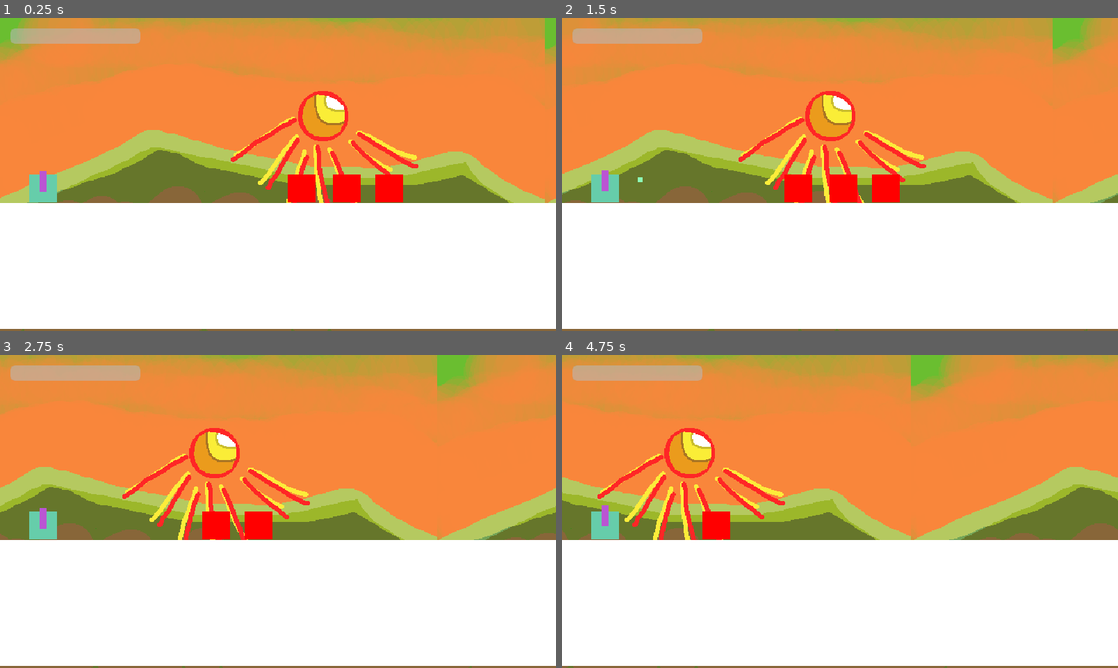
Above: before the commit, frames 1-4 (two rows, left to right).
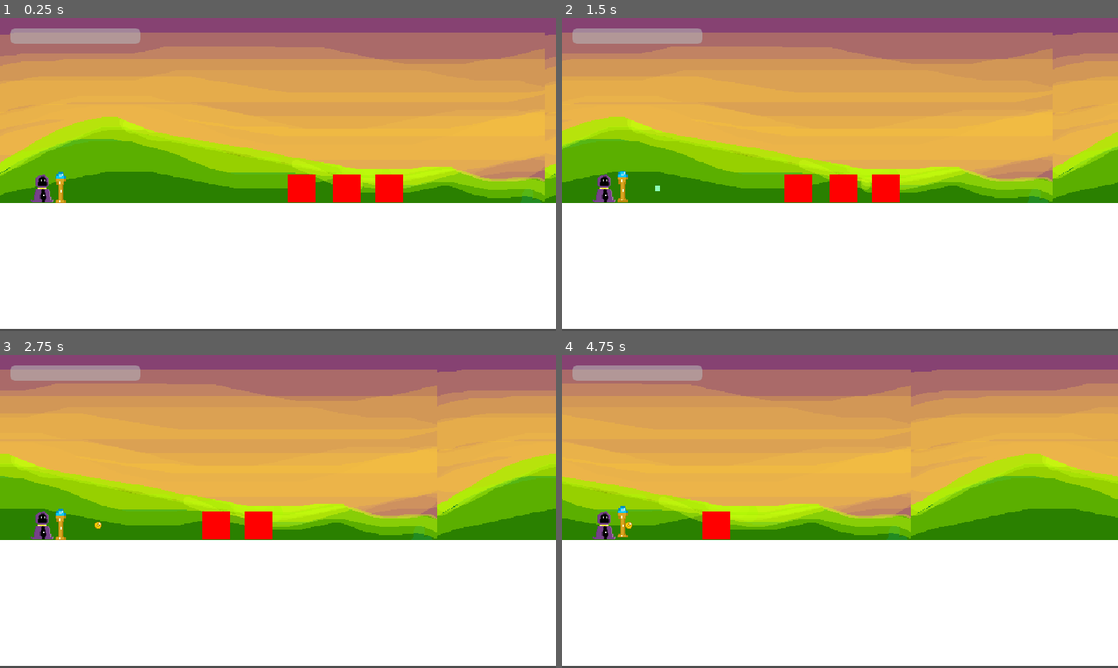
Above: after the commit, the same moments.

Repository: jonjud/layers-of-crystal
Game: Godot game, scene res://scenes/main.tscn
Same seed, same stepped clock (60 frames per second), same inputs: the game is played once before the commit and once after it.
Inputs (mouse positions are in pixels of both pictures, inside the frame that each line leads up to):
- Up to frame 1 (0.25 s): no input
- Up to frame 2 (1.5 s): move the mouse to (962, 158) at 0.52 s; click (962, 158) at 0.67 s; move the mouse to (728, 190) at 1.27 s; click (728, 190) at 1.42 s
- Up to frame 3 (2.75 s): move the mouse to (333, 442) at 2.02 s; click (333, 442) at 2.17 s
- Up to frame 4 (4.75 s): move the mouse to (812, 574) at 2.77 s; click (812, 574) at 2.92 s; move the mouse to (1006, 558) at 3.52 s; click (1006, 558) at 3.67 s; move the mouse to (673, 464) at 4.27 s; click (673, 464) at 4.42 s

The runs differ from the first frame. In frame 1, 58% of the frame differs, in the area x 0-100%, y 0-100%; in frame 2, 58%; in frame 3, 58%; in frame 4, 58%.

Commit message:
Add some texture and add coin , money system

Diff:
--- a/scenes/enemies/zombie.tscn
+++ b/scenes/enemies/zombie.tscn
@@ -1,6 +1,7 @@
 [gd_scene format=3 uid="uid://c5x6cop7080io"]
 
 [ext_resource type="Script" uid="uid://cscqb6tdxr7t5" path="res://scripts/enemy/zombie.gd" id="1_1vlb3"]
+[ext_resource type="PackedScene" uid="uid://b0d8akvk5xly" path="res://scenes/player/coins.tscn" id="2_gl10n"]
 
 [sub_resource type="RectangleShape2D" id="RectangleShape2D_htemk"]
 size = Vector2(32, 32)
@@ -12,6 +13,7 @@
 collision_layer = 4
 collision_mask = 7
 script = ExtResource("1_1vlb3")
+coin_scene = ExtResource("2_gl10n")
 
 [node name="CollisionShape2D" type="CollisionShape2D" parent="." unique_id=1958518629]
 shape = SubResource("RectangleShape2D_htemk")
--- a/scenes/main.tscn
+++ b/scenes/main.tscn
@@ -2,7 +2,7 @@
 
 [ext_resource type="Script" uid="uid://cywslhkm0wuak" path="res://scripts/main.gd" id="1_0wfyh"]
 [ext_resource type="PackedScene" uid="uid://8flnt04lmmlf" path="res://scenes/player/player.tscn" id="1_o5qli"]
-[ext_resource type="Texture2D" uid="uid://bs6ff2wf7tgg4" path="res://assets/tiles/bg.png" id="2_sugp2"]
+[ext_resource type="Texture2D" uid="uid://c140ucn707hmn" path="res://assets/tiles/bg2.png" id="2_tefeu"]
 [ext_resource type="PackedScene" uid="uid://c5x6cop7080io" path="res://scenes/enemies/zombie.tscn" id="4_jyhfs"]
 [ext_resource type="PackedScene" uid="uid://dsr4f0xnk6d1v" path="res://scenes/ui/game_over.tscn" id="5_tbgi4"]
 [ext_resource type="PackedScene" uid="uid://ddmdnn4vqje7s" path="res://scenes/ui/hud.tscn" id="6_tefeu"]
@@ -17,9 +17,10 @@
 repeat_size = Vector2(640, 0)
 autoscroll = Vector2(-50, 0)
 
-[node name="Sprite2D" type="Sprite2D" parent="Parallax2D" unique_id=1183066590]
-position = Vector2(320, 180)
-texture = ExtResource("2_sugp2")
+[node name="TextureRect" type="TextureRect" parent="Parallax2D" unique_id=295279324]
+offset_right = 40.0
+offset_bottom = 40.0
+texture = ExtResource("2_tefeu")
 
 [node name="StaticBody2D" type="StaticBody2D" parent="." unique_id=694622041]
 position = Vector2(320, 285)
--- /dev/null
+++ b/scenes/player/coins.tscn
@@ -0,0 +1,16 @@
+[gd_scene format=3 uid="uid://b0d8akvk5xly"]
+
+[ext_resource type="Script" uid="uid://dyvnbw8s7rrwy" path="res://scripts/player/coins.gd" id="1_1110h"]
+[ext_resource type="Texture2D" uid="uid://d30fq04a0c3r3" path="res://assets/tiles/coins.png" id="2_riqeg"]
+
+[sub_resource type="RectangleShape2D" id="RectangleShape2D_htemk"]
+size = Vector2(8, 8)
+
+[node name="coins" type="Area2D" unique_id=280963417]
+script = ExtResource("1_1110h")
+
+[node name="Sprite2D" type="Sprite2D" parent="." unique_id=1101985934]
+texture = ExtResource("2_riqeg")
+
+[node name="CollisionShape2D" type="CollisionShape2D" parent="." unique_id=1229627827]
+shape = SubResource("RectangleShape2D_htemk")
--- a/scenes/player/player.tscn
+++ b/scenes/player/player.tscn
@@ -2,6 +2,7 @@
 
 [ext_resource type="Script" uid="uid://cl8xqd2vavkdc" path="res://scripts/player/player.gd" id="1_3vyb7"]
 [ext_resource type="PackedScene" uid="uid://dglvk3um1hpvy" path="res://scenes/player/wand.tscn" id="2_g2els"]
+[ext_resource type="Texture2D" uid="uid://bvsa2k5fcwdd0" path="res://assets/sprites/wizard.png" id="2_gmlin"]
 
 [sub_resource type="RectangleShape2D" id="RectangleShape2D_htemk"]
 size = Vector2(32, 32)
@@ -10,22 +11,12 @@
 collision_mask = 3
 script = ExtResource("1_3vyb7")
 
-[node name="ColorRect" type="ColorRect" parent="." unique_id=1283941793]
-anchors_preset = 8
-anchor_left = 0.5
-anchor_top = 0.5
-anchor_right = 0.5
-anchor_bottom = 0.5
-offset_left = -16.0
-offset_top = -16.0
-offset_right = 16.0
-offset_bottom = 16.0
-grow_horizontal = 2
-grow_vertical = 2
-color = Color(0.4, 0.8039216, 0.6666667, 1)
+[node name="Sprite2D" type="Sprite2D" parent="." unique_id=567453958]
+texture = ExtResource("2_gmlin")
 
 [node name="CollisionShape2D" type="CollisionShape2D" parent="." unique_id=1794664598]
 shape = SubResource("RectangleShape2D_htemk")
 
 [node name="Wand" parent="." unique_id=1789655916 instance=ExtResource("2_g2els")]
-position = Vector2(0, -12)
+position = Vector2(20, -1)
+scale = Vector2(1.5, 1.5)
--- a/scenes/player/wand.tscn
+++ b/scenes/player/wand.tscn
@@ -2,21 +2,11 @@
 
 [ext_resource type="Script" uid="uid://bx3twte251mc8" path="res://scripts/player/wand.gd" id="1_nrc3s"]
 [ext_resource type="PackedScene" uid="uid://c2ko72kvn3rad" path="res://scenes/player/bullet.tscn" id="2_ran2g"]
+[ext_resource type="Texture2D" uid="uid://7tfsknn2ldy" path="res://assets/sprites/wand.png" id="3_850qe"]
 
 [node name="Wand" type="Node2D" unique_id=1789655916]
 script = ExtResource("1_nrc3s")
 bullet_scene = ExtResource("2_ran2g")
 
-[node name="ColorRect" type="ColorRect" parent="." unique_id=1730544139]
-anchors_preset = 8
-anchor_left = 0.5
-anchor_top = 0.5
-anchor_right = 0.5
-anchor_bottom = 0.5
-offset_left = -4.0
-offset_top = -8.0
-offset_right = 4.0
-offset_bottom = 16.0
-grow_horizontal = 2
-grow_vertical = 2
-color = Color(0.7294118, 0.33333334, 0.827451, 1)
+[node name="Sprite2D" type="Sprite2D" parent="." unique_id=1298949430]
+texture = ExtResource("3_850qe")
--- a/scripts/enemy/zombie.gd
+++ b/scripts/enemy/zombie.gd
@@ -5,9 +5,10 @@
 
 var hp : float
 var max_hp : float = 100.0
+var money : int = 30
 
 var damage_amount : float = 60.0
-
+@export var coin_scene : PackedScene
 
 func _ready() -> void:
 	hp = max_hp
@@ -34,6 +35,10 @@
 		die()
 
 func die() -> void:
+	var coin : Coins = coin_scene.instantiate()
+	coin.value = money
+	coin.position = global_position
+	get_tree().current_scene.call_deferred("add_child",coin)
 	SignalBus.zombie_died.emit()
 	queue_free()
 
--- /dev/null
+++ b/scripts/player/coins.gd
@@ -0,0 +1,21 @@
+extends Area2D
+class_name Coins
+
+var wiz : Node2D
+var value : int
+var speed : float = 300.0
+
+func _ready() -> void:
+	wiz = get_tree().get_first_node_in_group("player")
+	body_entered.connect(_on_body_entered)
+
+func _process(delta: float) -> void:
+	if wiz:
+		var dir : Vector2 = (wiz.global_position - global_position).normalized()
+		position += dir * speed * delta
+
+func _on_body_entered(body : Node2D) -> void:
+	if body == wiz:
+		if body.has_method("add_money"):
+			body.add_money(value)
+			call_deferred("queue_free")
--- a/scripts/player/player.gd
+++ b/scripts/player/player.gd
@@ -3,6 +3,7 @@
 var stats : Dictionary = {
 	"max_hp" : 100.0,
 	"mana" : 50,
+	"money" : 0,
 }
 
 var base_damages : Dictionary = {
@@ -22,6 +23,18 @@
 	add_to_group("player")
 	for i in stats:
 		print(i ,stats[i])
+
+func add_money(amount : int) -> void:
+	if amount < 0:
+		return
+	stats["money"] += amount
+
+func remove_money(amount : int) -> void:
+	if amount < 0:
+		return
+	if stats["money"] < amount:
+		return
+	stats["money"] = max(stats["money"] - amount,0)
 
 func damage(amount : int) -> void:
 	if amount < 0:
--- a/scripts/ui/hud.gd
+++ b/scripts/ui/hud.gd
@@ -11,4 +11,5 @@
 
 
 func _process(delta: float) -> void:
-	hp_bar.value = player.hp
+	if player:
+		hp_bar.value = player.hp
--- a/systems/zombie_data.gd
+++ b/systems/zombie_data.gd
@@ -6,3 +6,4 @@
 @export var damage : float = 30.0
 @export var color : Color = Color.CRIMSON
 @export var size : float = 32.0
+@export var money : int = 30.0
Binary file added: assets/sprites/wand.png
Not shown, added: assets/sprites/wand.png.import
Binary file added: assets/sprites/wizard.png
Not shown, added: assets/sprites/wizard.png.import
Binary file added: assets/tiles/bg2.png
Not shown, added: assets/tiles/bg2.png.import
Binary file added: assets/tiles/coins.png
Not shown, added: assets/tiles/coins.png.import
Not shown, added: scripts/player/coins.gd.uid
